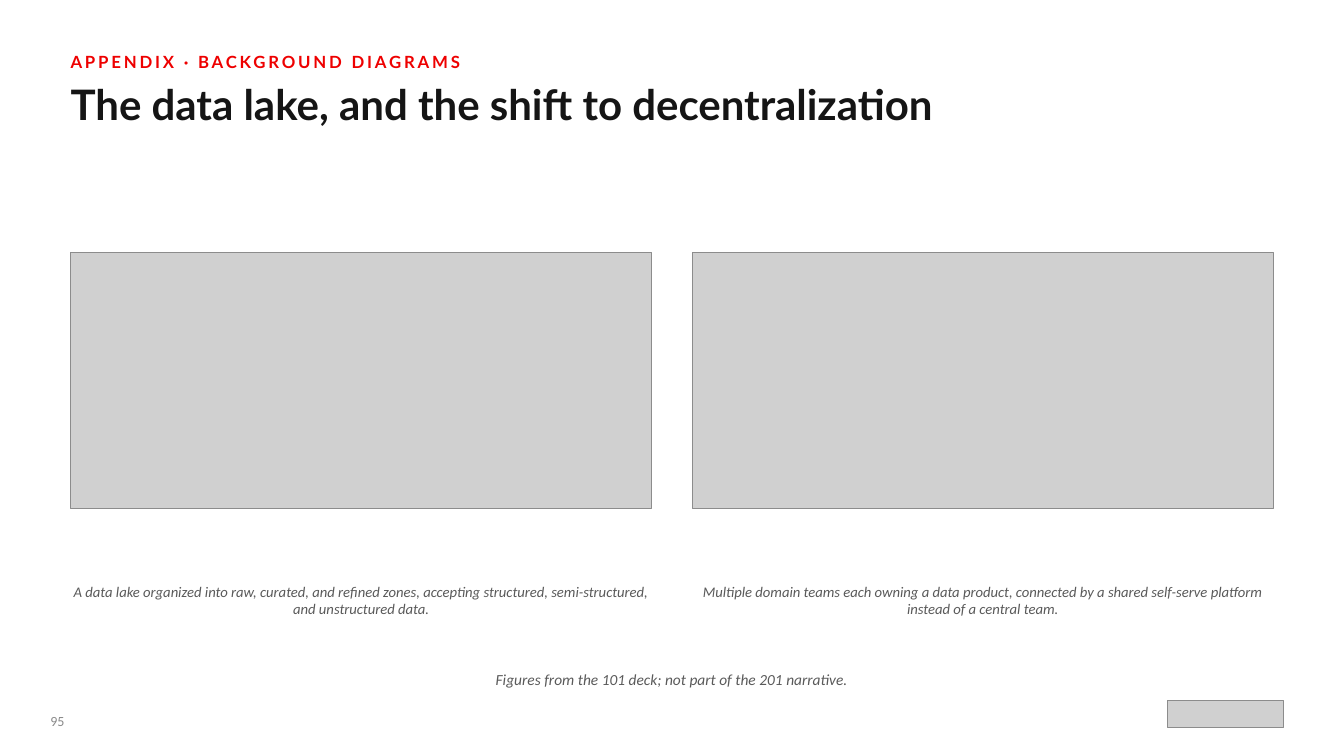
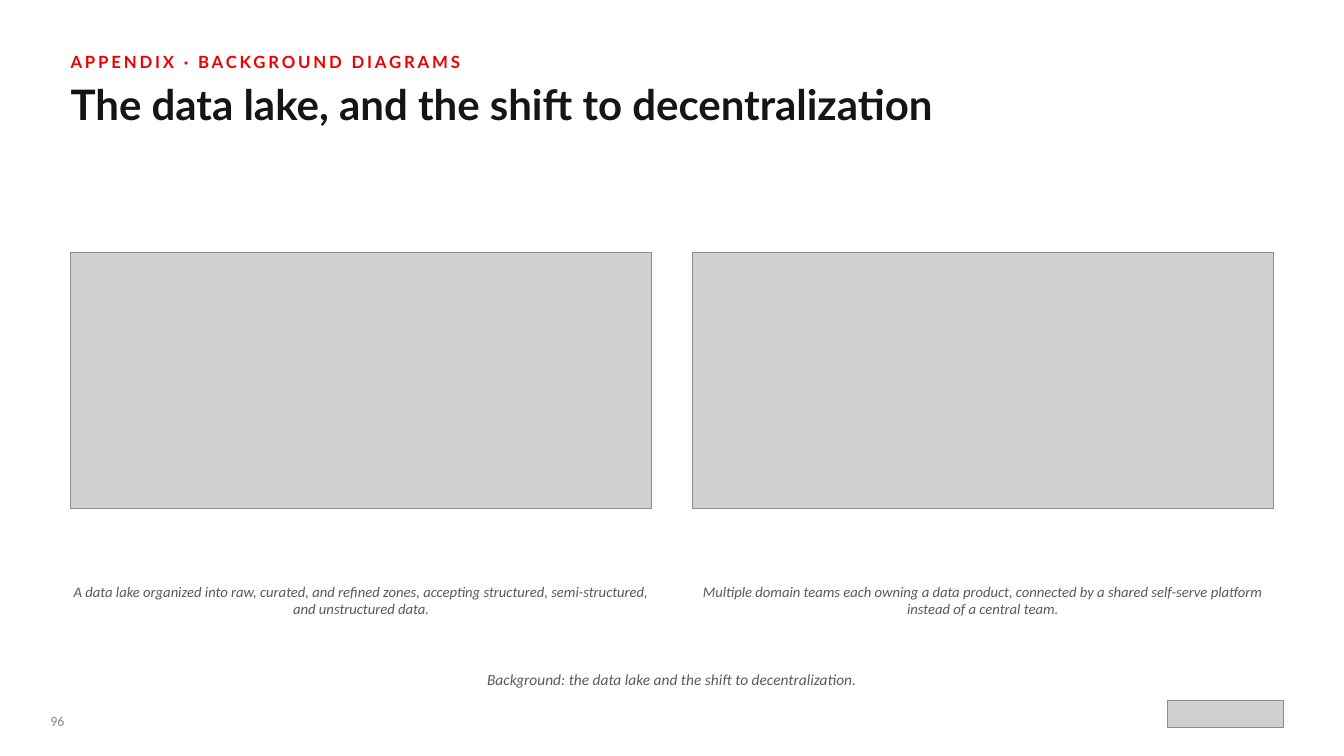
Before and after one commit to patterncatalyst/datamesh-reference-arch-quarkus, a slide deck: slide 97 of presentation/datamesh-201/Datamesh-201-Quarkus-r1.1.pptx (slide 96 before the commit). Drawn at 1344x756 pixels with LibreOffice and Linux fonts; fonts in the diff are those of the drawing; grey boxes stand for pictures. Boxes give left, top, right and bottom in pixels: in the first picture for what was removed or moved away, otherwise in the second. Text is boxed around its words. In the diff, an @@ line names an element or a change of style, - is before the commit and + after.

Commit message:
fix: address validation findings — @Blocking behavior, consistent JVM numbers, gRPC threading default, remaining wording, analytical-data close

```diff
--- a/presentation/datamesh-201/Datamesh-201-Quarkus-r1.1.pptx
+++ b/presentation/datamesh-201/Datamesh-201-Quarkus-r1.1.pptx
@@ text at [487, 674, 856, 688]: text changed @@
-Figures from the 101 deck; not part of the 201 narrative.
+Background: the data lake and the shift to decentralization.
```
Also in this commit, not shown: 24 other slides changed, 24 other files.
